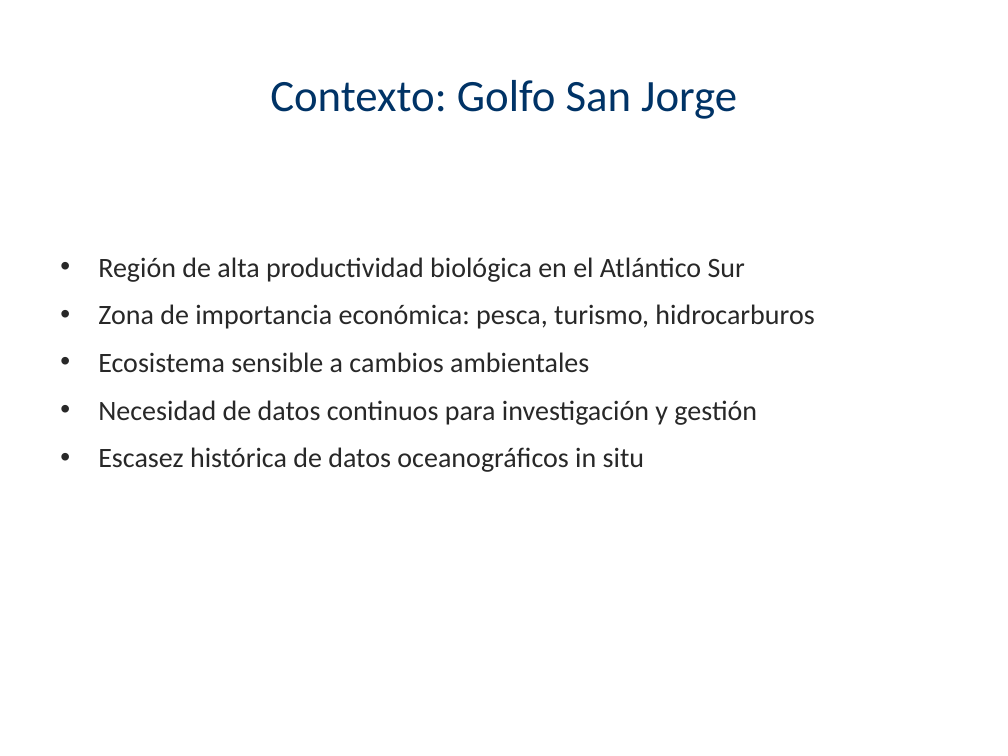
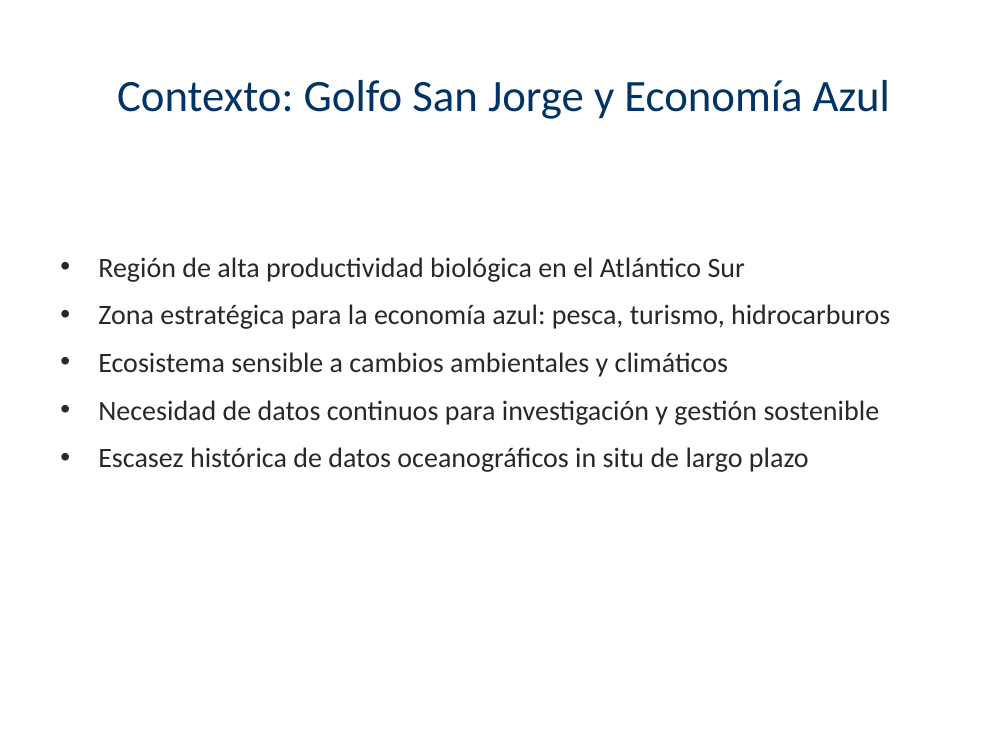
Before and after one commit to pablo27207/services, a slide deck: slide 3 of Presentacion_OOGSJ_XIIJNCM.pptx (slide 2 before the commit). Drawn at 1008x756 pixels with LibreOffice and Linux fonts; fonts in the diff are those of the drawing. Boxes give left, top, right and bottom in pixels: in the first picture for what was removed or moved away, otherwise in the second. Text is boxed around its words. In the diff, an @@ line names an element or a change of style, - is before the commit and + after.

```diff
--- a/Presentacion_OOGSJ_XIIJNCM.pptx
+++ b/Presentacion_OOGSJ_XIIJNCM.pptx
@@ title at bbox=[117, 80, 890, 119]: text changed @@
-Contexto: Golfo San Jorge
+Contexto: Golfo San Jorge y Economía Azul
@@ text at bbox=[98, 304, 890, 472]: text changed @@
-• Zona de importancia económica: pesca, turismo, hidrocarburos
-• Ecosistema sensible a cambios ambientales
-• Necesidad de datos continuos para investigación y gestión
-• Escasez histórica de datos oceanográficos in situ
+• Zona estratégica para la economía azul: pesca, turismo, hidrocarburos
+• Ecosistema sensible a cambios ambientales y climáticos
+• Necesidad de datos continuos para investigación y gestión sostenible
+• Escasez histórica de datos oceanográficos in situ de largo plazo
```
Also in this commit, not shown: 11 other slides changed, 3 slides added, 2 slides removed, 1 other file.
